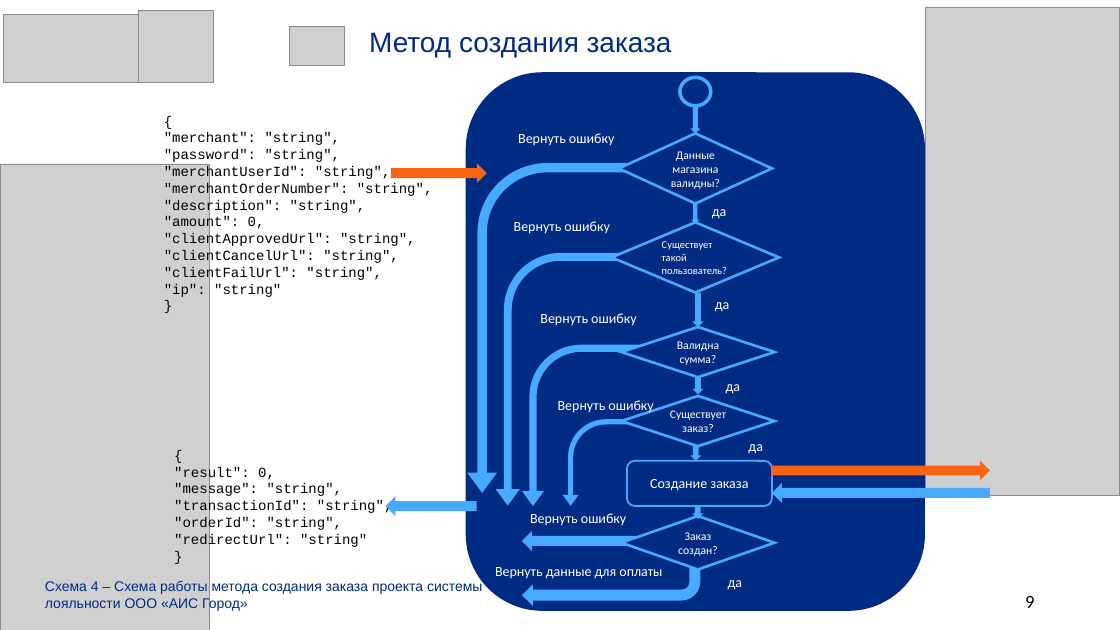
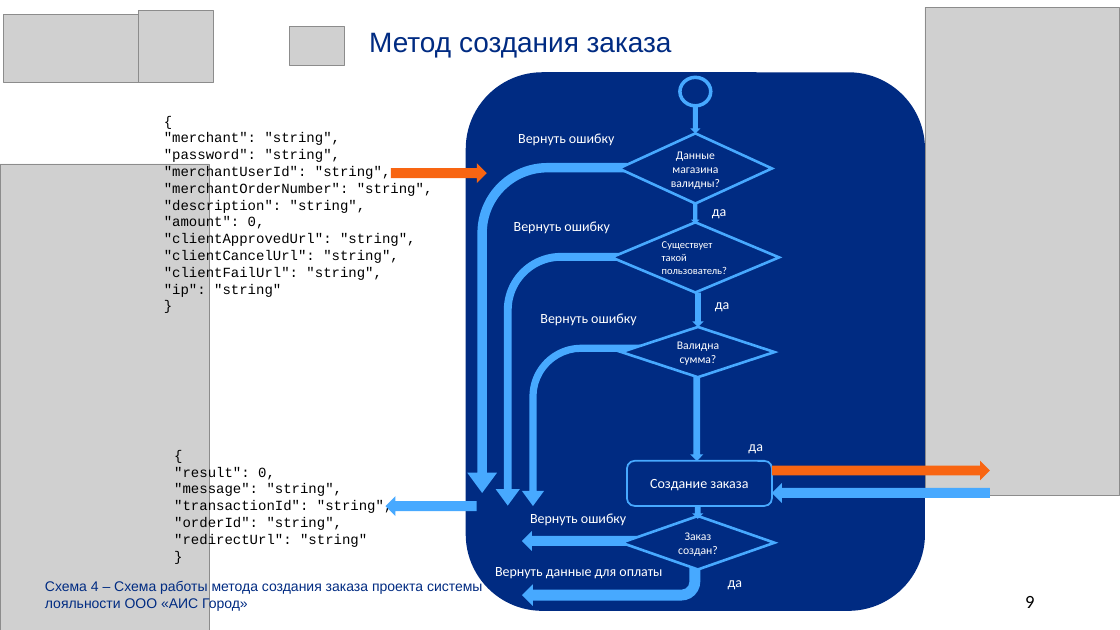
Before and after one commit to SalminaTatyana/DiplomNote, a slide deck: slide 9 of Иванова.pptx. Drawn at 1120x630 pixels with LibreOffice and Linux fonts; fonts in the diff are those of the drawing; grey boxes stand for pictures. Boxes give left, top, right and bottom in pixels: in the first picture for what was removed or moved away, otherwise in the second. Text is boxed around its words. In the diff, an @@ line names an element or a change of style, - is before the commit and + after.

```diff
--- a/Иванова.pptx
+++ b/Иванова.pptx
@@ right arrow: place and size @@
-right arrow at <box>690,444,701,461</box>
+right arrow at <box>691,377,704,461</box>
@@ right arrow removed at <box>693,378,704,394</box> @@
@@ text removed at <box>726,384,740,394</box> @@
-да
@@ text removed at <box>558,400,653,414</box> @@
-Вернуть ошибку
@@ bent arrow removed at <box>563,419,655,506</box> @@
@@ diamond removed at <box>622,396,775,446</box> @@
-Существует заказ?
```
Also in this commit, not shown: 4 other slides changed, 1 other file.
